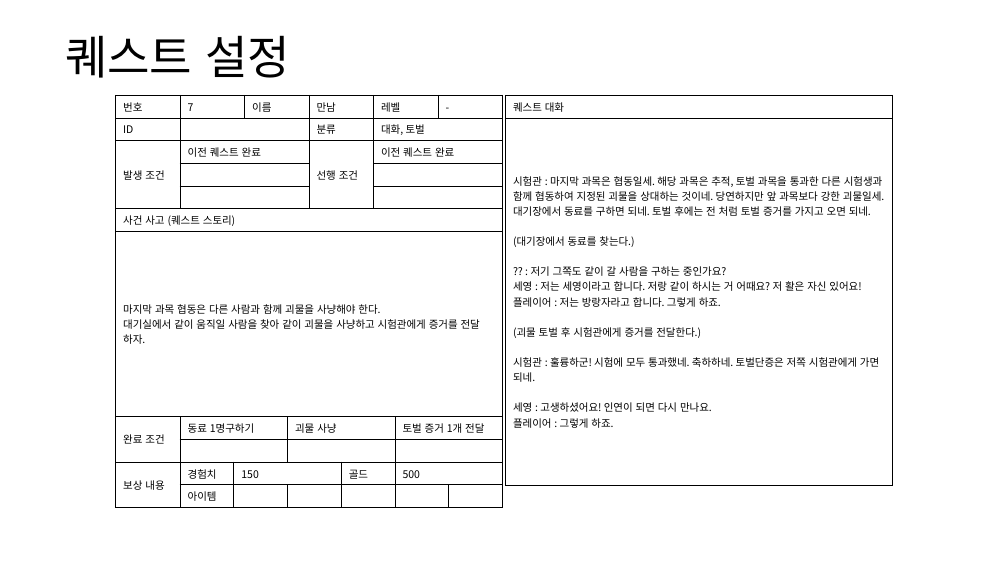
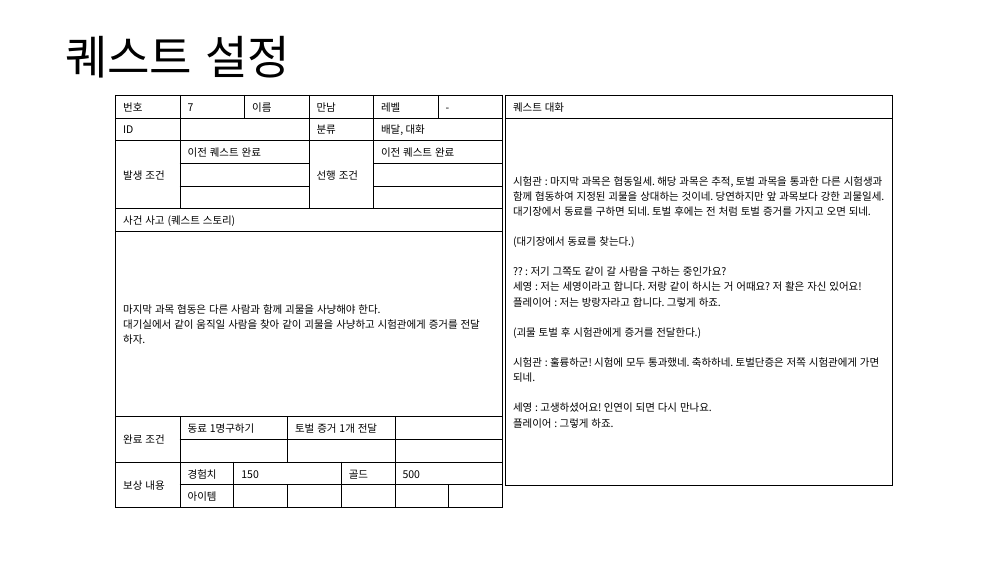
Before and after one commit to yjk0401/unityenginebasic_9th, a slide deck: slide 25 of 기획/퀘스트(메인) 기획서.pptx. Drawn at 1008x567 pixels with LibreOffice and Linux fonts; fonts in the diff are those of the drawing. Boxes give left, top, right and bottom in pixels: in the first picture for what was removed or moved away, otherwise in the second. Text is boxed around its words. In the diff, an @@ line names an element or a change of style, - is before the commit and + after.

```diff
--- a/기획/퀘스트(메인) 기획서.pptx
+++ b/기획/퀘스트(메인) 기획서.pptx
@@ table at (x1=116, y1=95, x2=502, y2=505) @@
-row 2, column 8: 대화, 토벌
+row 2, column 8: 배달, 대화
-row 8, column 5: 괴물 사냥
+row 8, column 5: 토벌 증거 1개 전달
-row 8, column 9: 토벌 증거 1개 전달
+row 8, column 9: 
```
Also in this commit, not shown: 1 other slide changed, 3 other files.
